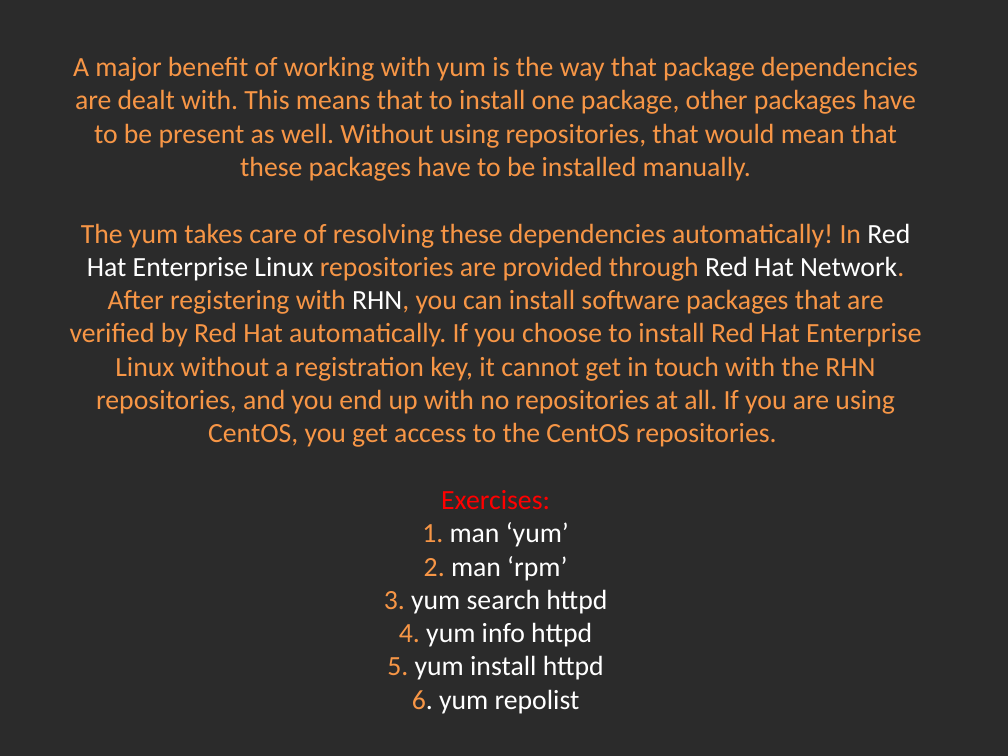
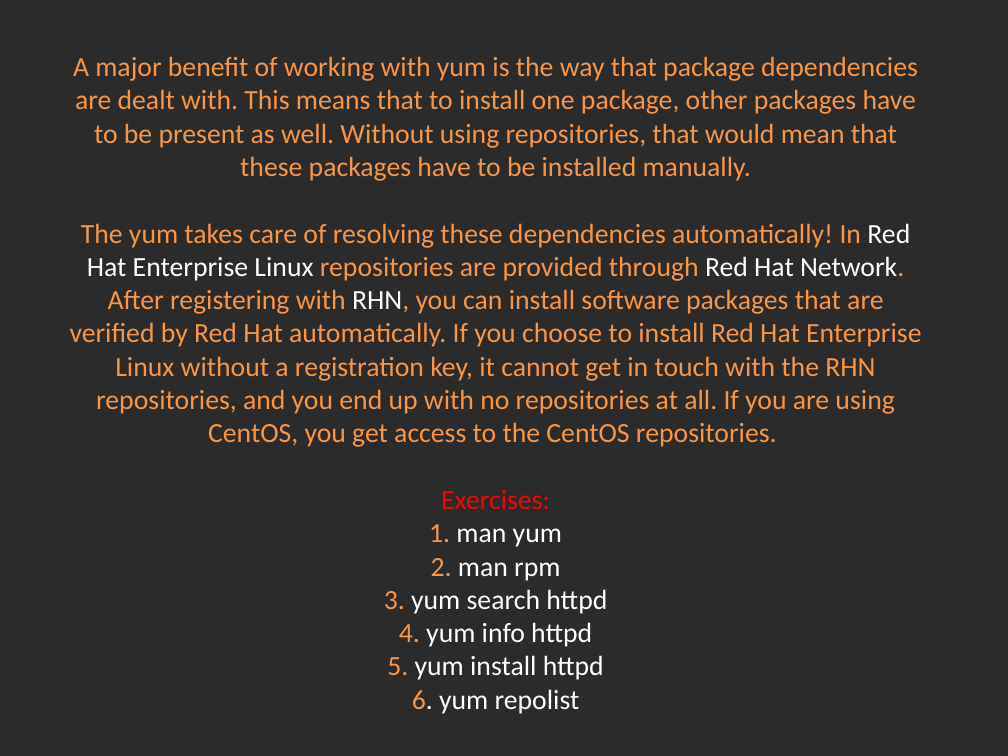
Before and after one commit to Academy-Soft-Intellect/Linux-Course, a slide deck: slide 3 of 09.Softwaremagement_And_Cron/09-SoftwareManagementAndCron.pptx. Drawn at 1008x756 pixels with LibreOffice and Linux fonts; fonts in the diff are those of the drawing; background and template pictures are left out; a plain dark background stands for a picture behind light text. Boxes give left, top, right and bottom in pixels: in the first picture for what was removed or moved away, otherwise in the second. Text is boxed around its words. In the diff, an @@ line names an element or a change of style, - is before the commit and + after.

Commit message:
Modified presentation.

```diff
--- a/09.Softwaremagement_And_Cron/09-SoftwareManagementAndCron.pptx
+++ b/09.Softwaremagement_And_Cron/09-SoftwareManagementAndCron.pptx
@@ title at (70, 56, 921, 714): text changed @@
-A major benefit of working with yum is the way that package dependencies are dealt with. This means that to install one package, other packages have to be present as well. Without using repositories, that would mean that these packages have to be installed manually.
-The yum takes care of resolving these dependencies automatically! In Red Hat Enterprise Linux repositories are provided through Red Hat Network. After registering with RHN, you can install software packages that are verified by Red Hat automatically. If you choose to install Red Hat Enterprise Linux without a registration key, it cannot get in touch with the RHN repositories, and you end up with no repositories at all. If you are using CentOS, you get access to the CentOS repositories.
-Exercises:
-1. man ‘yum’
-2. man ‘rpm’
-3. yum search httpd
-4. yum info httpd
-5. yum install httpd
-6. yum repolist
+A major benefit of working with yum is the way that package dependencies are dealt with. This means that to install one package, other packages have to be present as well. Without using repositories, that would mean that these packages have to be installed manually.
+The yum takes care of resolving these dependencies automatically! In Red Hat Enterprise Linux repositories are provided through Red Hat Network. After registering with RHN, you can install software packages that are verified by Red Hat automatically. If you choose to install Red Hat Enterprise Linux without a registration key, it cannot get in touch with the RHN repositories, and you end up with no repositories at all. If you are using CentOS, you get access to the CentOS repositories.
+Exercises:
+1. man yum
+2. man rpm
+3. yum search httpd
+4. yum info httpd
+5. yum install httpd
+6. yum repolist
```
Also in this commit, not shown: 1 other slide changed.
